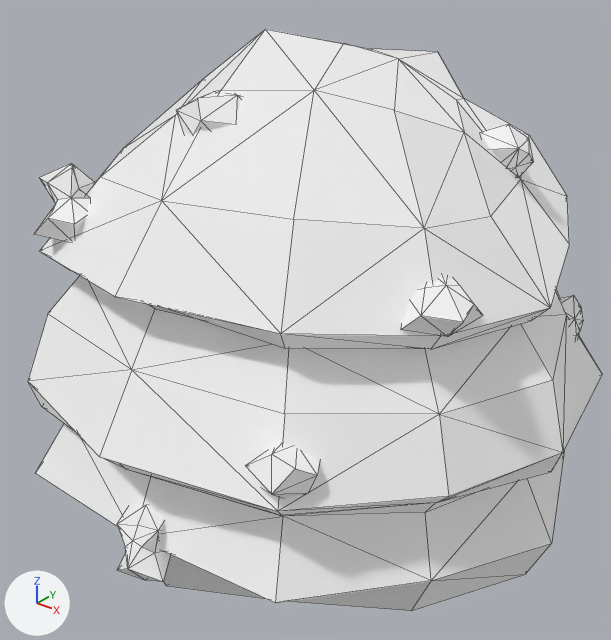
A saved change to the glTF model assets/nature_lowpoly/BushBerries_2.glb.
Before and after are seen from a camera (50 mm lens) standing at (1.127, -1.458, 1.304) and looking at (-0.001, -0.048, 0.43). Every picture has the same lights, and +X, +Y and +Z are marked at lower left. The first picture is the older version. Mesh edges are drawn as thin lines.

In view in the first picture: 'BushBerries_2'.
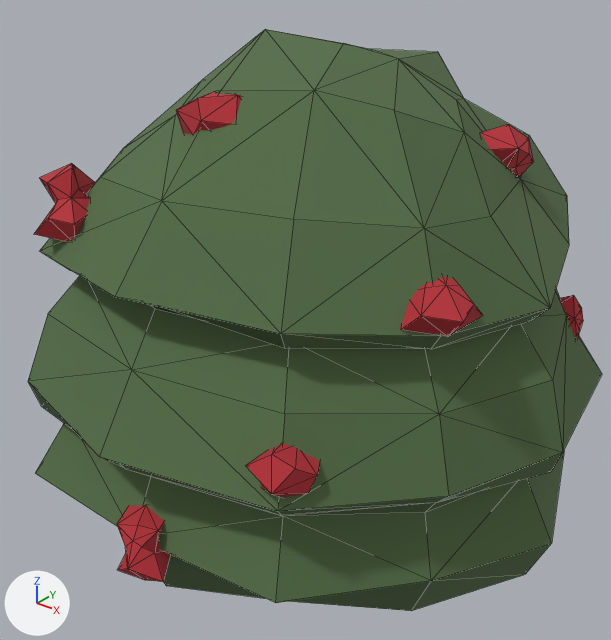
Scene script edits in JSON lines:
```json
{"op": "set", "path": "mat_green.metallic", "old": "1.0", "new": "0.0"}
{"op": "set", "path": "mat_green.base_color", "old": "(1.0, 1.0, 1.0)", "new": "(0.0874, 0.152, 0.0599)", "note": "white #ffffff -> dark green #536d45"}
{"op": "set", "path": "mat_green.roughness", "old": "1.0", "new": "0.9"}
{"op": "set", "path": "mat_berry.metallic", "old": "1.0", "new": "0.0"}
{"op": "set", "path": "mat_berry.base_color", "old": "(1.0, 1.0, 1.0)", "new": "(0.467, 0.027, 0.0382)", "note": "white #ffffff -> red #b62e37"}
{"op": "set", "path": "mat_berry.roughness", "old": "1.0", "new": "0.9"}
```

Changed parts and their boxes (x1, y1, x2, y2) in the pictures (611 x 640 px):
```json
{"object": "BushBerries_2", "change": "recoloured, surface changed", "before": [28, 29, 602, 611], "after": [28, 29, 602, 611], "on screen": "white to dark green"}
```
